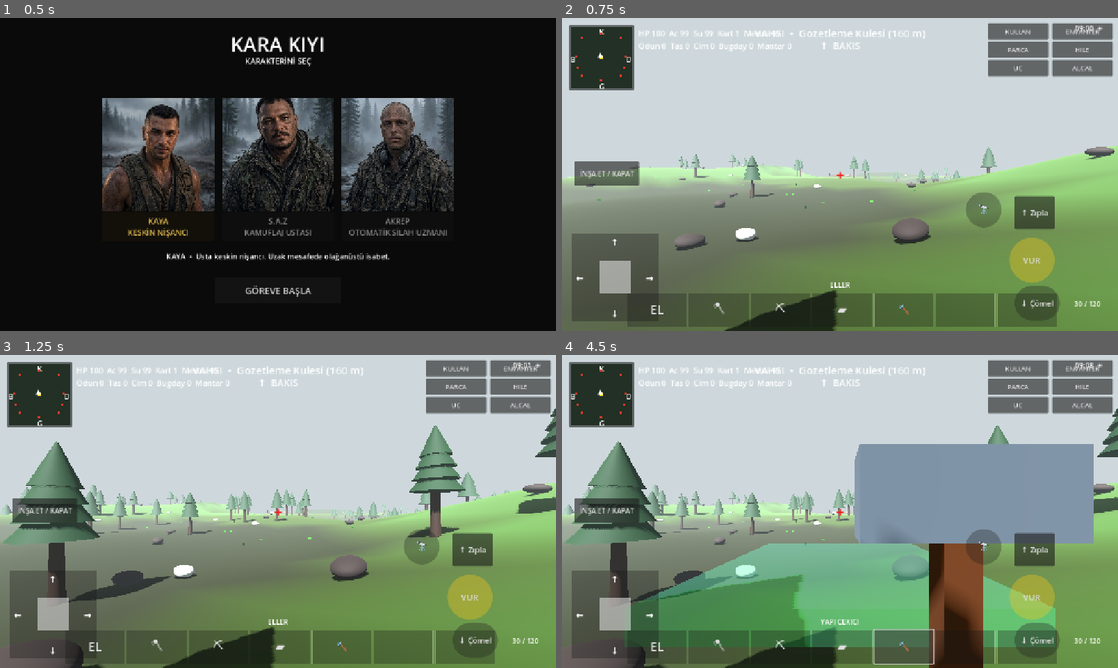
Above: before the commit, frames 1-4 (two rows, left to right).
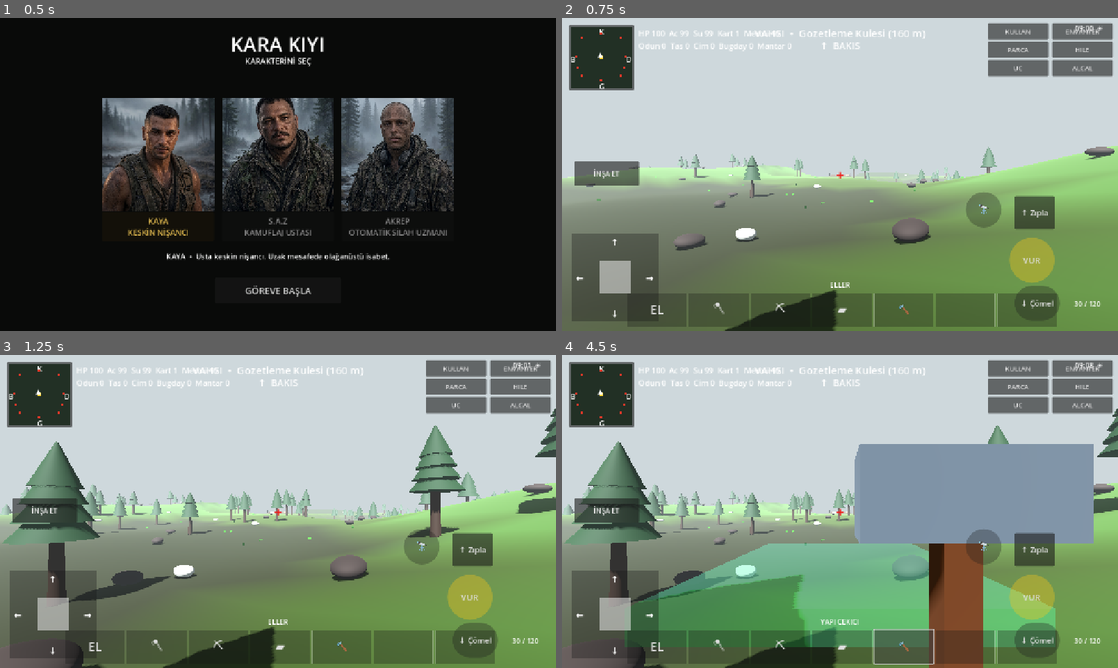
Above: after the commit, the same moments.

Repository: cantrsx-blip/GrayCardWars
Game: Godot game, scene res://scenes/Intro.tscn
The game is run twice, just before and just after one commit, with the same random seed, the same clock (stepped at 60 frames per second) and the same inputs.
Inputs:
- Up to frame 1 (0.5 s): no input
- Up to frame 2 (0.75 s): click "GÖREVE BAŞLA" at 0.5 s
- Up to frame 3 (1.25 s): no input
- Up to frame 4 (4.5 s): click "EL" at 1.25 s; click "🪓" at 2 s; click "⛏" at 2.75 s; click "▰" at 3.5 s; click "🔨" at 4.25 s

Frame 1 is identical in both runs. In frame 2, 0.1% of the frame differs, in the area x 3-13%, y 48-52%; in frame 3, 0.1%; in frame 4, 1.6%, in the area x 3-76%, y 48-100%.

Commit message:
Remove spirit building mode

Diff:
--- a/scripts/main.gd
+++ b/scripts/main.gd
@@ -97,10 +97,6 @@
 var axe_count := 0
 var pickaxe_count := 0
 var build_mode := false
-var spirit_build_mode := false
-var spirit_origin := Vector3.ZERO
-var spirit_body: Node3D
-const SPIRIT_BUILD_RADIUS := 75.0
 var build_preview: Node3D
 var build_piece := 0
 var build_piece_names := ["TEMEL","DUVAR","KAPI","PENCERE","TAVAN","MERDIVEN"]
@@ -506,7 +502,7 @@
 	var scope_btn=Button.new(); scope_btn.text="🔭"; scope_btn.set_anchors_preset(Control.PRESET_BOTTOM_RIGHT); scope_btn.position=Vector2(-350,-320); scope_btn.size=Vector2(82,82); scope_btn.add_theme_font_size_override("font_size",28)
 	var scope_style=StyleBoxFlat.new(); scope_style.bg_color=Color(.10,.10,.10,.30); scope_style.corner_radius_top_left=41; scope_style.corner_radius_top_right=41; scope_style.corner_radius_bottom_left=41; scope_style.corner_radius_bottom_right=41
 	scope_btn.add_theme_stylebox_override("normal",scope_style); scope_btn.add_theme_stylebox_override("pressed",scope_style); scope_btn.pressed.connect(_toggle_scope); layer.add_child(scope_btn)
-	var build_btn=Button.new(); build_btn.text="İNŞA ET / KAPAT"; build_btn.set_anchors_preset(Control.PRESET_BOTTOM_LEFT); build_btn.position=Vector2(28,-390); build_btn.size=Vector2(150,56); build_btn.pressed.connect(_build_house); layer.add_child(build_btn)
+	var build_btn=Button.new(); build_btn.text="İNŞA ET"; build_btn.set_anchors_preset(Control.PRESET_BOTTOM_LEFT); build_btn.position=Vector2(28,-390); build_btn.size=Vector2(150,56); build_btn.pressed.connect(_build_house); layer.add_child(build_btn)
 	crouch_button=Button.new(); crouch_button.text="↓ Çömel"; crouch_button.set_anchors_preset(Control.PRESET_BOTTOM_RIGHT); crouch_button.position=Vector2(-238,-104); crouch_button.size=Vector2(104,80); crouch_button.add_theme_font_size_override("font_size",18)
 	var crouch_style=StyleBoxFlat.new(); crouch_style.bg_color=Color(.12,.12,.12,.34); crouch_style.corner_radius_top_left=40; crouch_style.corner_radius_top_right=40; crouch_style.corner_radius_bottom_left=40; crouch_style.corner_radius_bottom_right=40
 	crouch_button.add_theme_stylebox_override("normal",crouch_style); crouch_button.add_theme_stylebox_override("pressed",crouch_style); crouch_button.pressed.connect(_toggle_crouch); layer.add_child(crouch_button)
@@ -564,16 +560,7 @@
 	if fly_mode: speed*=2.2
 	# FPS view direction is controlled by right-side look drag, not movement stick.
 	player.velocity.x=dir.x*speed; player.velocity.z=dir.z*speed
-	if spirit_build_mode:
-		player.velocity.y=0.0
-		player.position += Vector3(player.velocity.x,0,player.velocity.z)*delta
-		var offset=player.global_position-spirit_origin
-		offset.y=0.0
-		if offset.length()>SPIRIT_BUILD_RADIUS:
-			offset=offset.normalized()*SPIRIT_BUILD_RADIUS
-			player.global_position.x=spirit_origin.x+offset.x
-			player.global_position.z=spirit_origin.z+offset.z
-	elif fly_mode:
+	if fly_mode:
 		player.velocity.y=0.0
 		player.position += Vector3(player.velocity.x,0,player.velocity.z)*delta
 	else:
@@ -586,7 +573,7 @@
 	player.position.x = clampf(player.position.x, -MAP_HALF + 2.0, MAP_HALF - 2.0)
 	player.position.z = clampf(player.position.z, -MAP_HALF + 2.0, MAP_HALF - 2.0)
 	var hy = height_at(player.position.x, player.position.z)
-	if not fly_mode and not spirit_build_mode:
+	if not fly_mode:
 		# Terrain has no physics body, so only clamp when falling to terrain. Never overwrite
 		# positive jump velocity, otherwise jumping teleports/snaps instead of making an arc.
 		var floor_under:=false
@@ -599,7 +586,7 @@
 		if not floor_under and player.position.y<=terrain_y and player.velocity.y<=0.0:
 			player.position.y=terrain_y
 			player.velocity.y=0.0
-	elif fly_mode and player.position.y < hy+3.0: player.position.y=hy+3.0
+	elif player.position.y < hy+3.0: player.position.y=hy+3.0
 	in_pit = hy < -2.0
 	in_dry = _near_poi(player.position.x, player.position.z)
 	var flat = Vector2(player.position.x, player.position.z)
@@ -859,11 +846,7 @@
 
 func _build_house():
 	if not build_mode:
-		_enter_spirit_build_mode(); return
-	if spirit_build_mode:
-		_exit_spirit_build_mode()
-		if build_preview: build_preview.visible=false
-		return
+		build_mode=true; _ensure_build_preview(); return
 	_update_build_preview()
 	if not preview_valid: _flash_message("BU PARCA BURAYA KURULAMAZ"); return
 	if wood<20: return
@@ -1168,39 +1151,10 @@
 	var names=["ELLER","TAS BALTA","TAS KAZMA","SILAH","YAPI CEKICI"]
 	selected_tool=names[slot]; hotbar_label.text=selected_tool
 	_update_held_item(slot)
-	if slot==4:
-		_enter_spirit_build_mode()
+	if slot==4: build_mode=true; _ensure_build_preview()
 	else:
-		_exit_spirit_build_mode()
+		build_mode=false
 		if build_preview: build_preview.visible=false
-
-func _enter_spirit_build_mode():
-	if player==null: return
-	if not spirit_build_mode:
-		spirit_build_mode=true
-		build_mode=true
-		spirit_origin=player.global_position
-		# Leave a visible body marker where the player entered build mode.
-		spirit_body=Node3D.new(); spirit_body.position=spirit_origin; add_child(spirit_body)
-		var body=MeshInstance3D.new(); var bm=CapsuleMesh.new(); bm.radius=.42; bm.height=1.7; body.mesh=bm
-		body.position.y=.15; body.material_override=_simple_mat(Color(.34,.34,.36,.75)); spirit_body.add_child(body)
-		player.set_collision_layer_value(1,false); player.set_collision_mask_value(1,false)
-		_flash_message("RUH İNŞA MODU")
-	_ensure_build_preview()
-
-func _exit_spirit_build_mode():
-	if not spirit_build_mode:
-		build_mode=false
-		return
-	spirit_build_mode=false
-	build_mode=false
-	if player:
-		player.global_position=spirit_origin
-		player.velocity=Vector3.ZERO
-		player.set_collision_layer_value(1,true); player.set_collision_mask_value(1,true)
-	if is_instance_valid(spirit_body): spirit_body.queue_free()
-	spirit_body=null
-	_flash_message("NORMAL OYUNA DÖNÜLDÜ")
 
 func _ensure_build_preview():
 	if build_preview==null:
